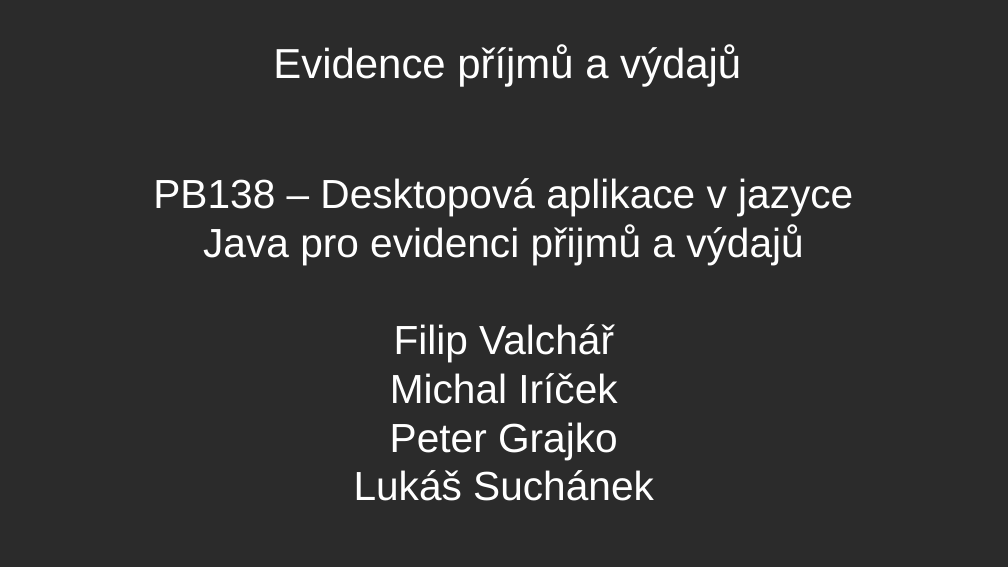
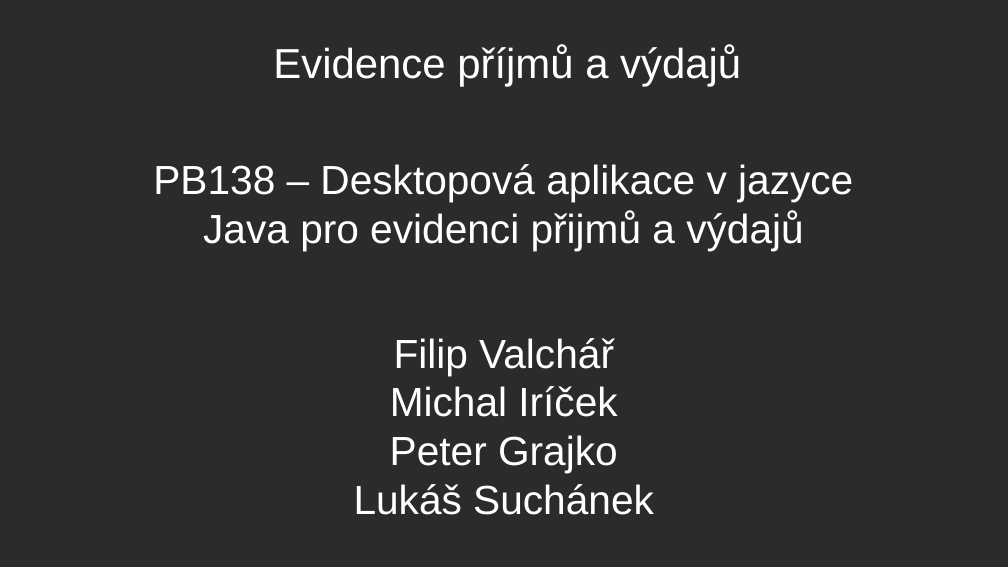
Before and after one commit to XuuRee/apk-AccountG, a slide deck: slide 1 of Evidence_prijmu_a_vydaju/Obhajoba_prezentace.odp. Drawn at 1008x567 pixels with LibreOffice and Linux fonts; fonts in the diff are those of the drawing; background and template pictures are left out; a plain dark background stands for a picture behind light text. Boxes give left, top, right and bottom in pixels: in the first picture for what was removed or moved away, otherwise in the second. Text is boxed around its words. In the diff, an @@ line names an element or a change of style, - is before the commit and + after.

Commit message:
presentation update

```diff
--- a/Evidence_prijmu_a_vydaju/Obhajoba_prezentace.odp
+++ b/Evidence_prijmu_a_vydaju/Obhajoba_prezentace.odp
@@ subtitle "PB138 – Desktopová aplikace v ...": place and size @@
-subtitle "PB138 – Desktopová aplikace v ..." at box(153, 178, 853, 501)
+subtitle "PB138 – Desktopová aplikace v ..." at box(153, 164, 853, 515)
@@ subtitle "PB138 – Desktopová aplikace v ..." at box(153, 164, 853, 515): more space between paragraphs @@
```
Also in this commit, not shown: 2 other slides changed, 1 slide added.
